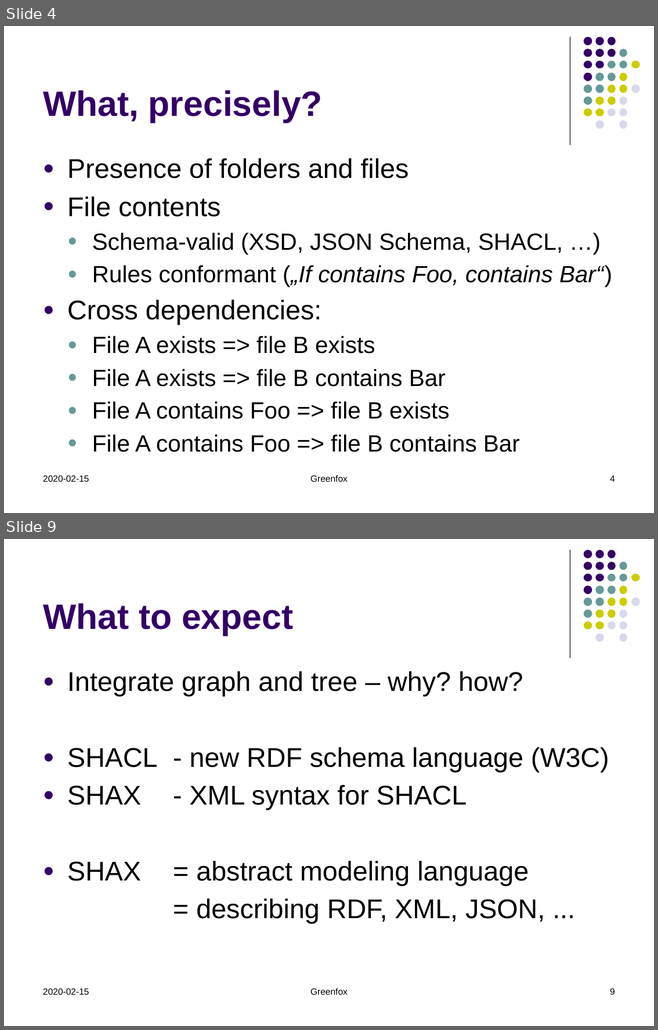
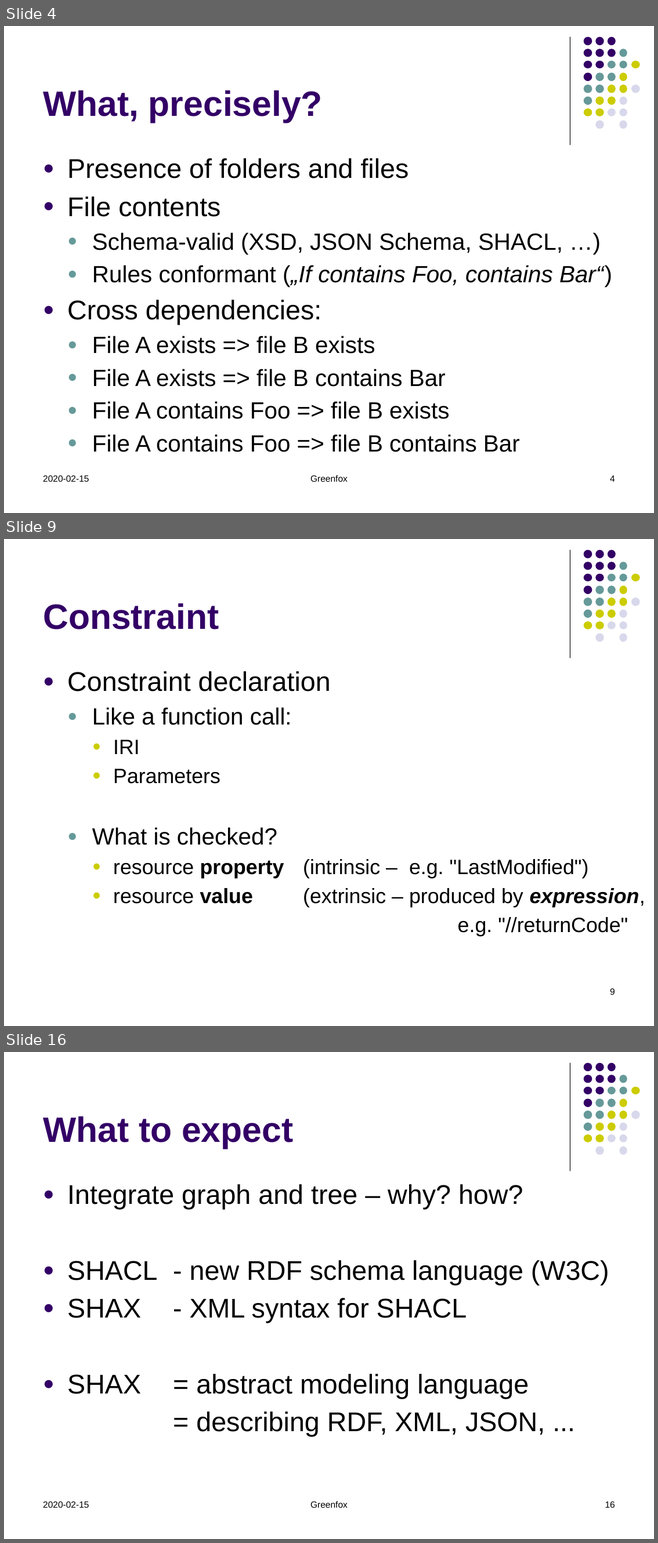
Before and after one commit to hrennau/greenfox, a slide deck: about/greenfox01.pptx. Shown one above the other, each under a label of ours: slides 4 and 9 before the commit, slides 4, 9 and 16 after it; the slides between them are not shown. The pictures are 658x1030 and 658x1543 pixels, drawn with LibreOffice and Linux fonts; fonts in the diff are those of the drawing. Boxes give left, top, right and bottom in pixels: in the first picture for what was removed or moved away, otherwise in the second. Text is boxed around its words. In the diff, an @@ line names an element or a change of style, - is before the commit and + after.

```diff
--- a/about/greenfox01.pptx
+++ b/about/greenfox01.pptx
@@ slide 9 added at box(4, 539, 654, 1026), background #FFFFFF; not listed: 32 template elements that a slide beside it also shows @@
@@ title added at box(43, 603, 219, 629), 39 pt, text #330066, bold @@
+Constraint
@@ text added at box(67, 671, 645, 936), 23 pt, text #000000 @@
+● Constraint declaration
+  ● Like a function call:
+    ● IRI
+    ● Parameters
+  ● What is checked?
+    ● resource property (intrinsic – e.g. "LastModified")
+    ● resource value (extrinsic – produced by expression,
+    e.g. "//returnCode"
@@ page number added at box(610, 988, 615, 995), 10 pt, text #000000 @@
+9
@@ what was slide 9 is now slide 16 @@
@@ page number at box(605, 1501, 615, 1508): text changed @@
-9
+16
```
Also in this commit, not shown: 5 slides changed, 6 other slides added, 2 other files.
